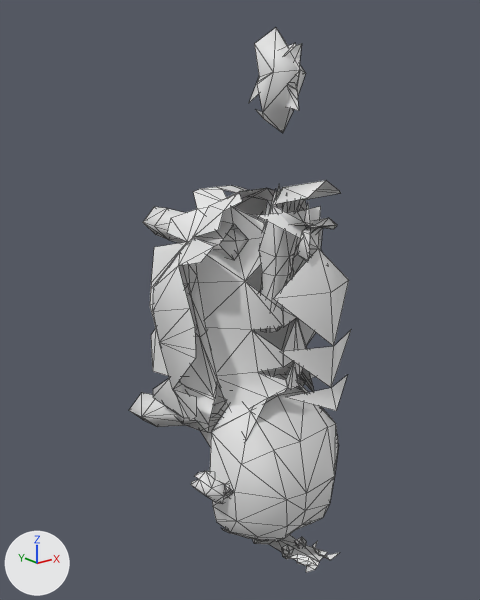
The OBJ model crates/alife_game_app/assets/production_voxel_v1/creature_parts/generated/colobus_compact_parts.obj as it was, and as the next commit left it.
Rendered twice from a 50 mm camera at (-1.98, -2.28, 1.08) aimed at (-0.04, 0.15, 0.11). Lighting does not change. The marker at lower left points along +X, +Y and +Z. The first picture is the older version. Mesh edges are drawn as thin lines. Where no turn or scale is listed for an object, it has been applied to the vertices. Vertices at exactly the same position are counted once.

In view in the first picture: 'part_head', 'part_left_arm', 'part_left_leg', 'part_right_arm', 'part_right_leg', 'part_tail_back', 'part_torso'.
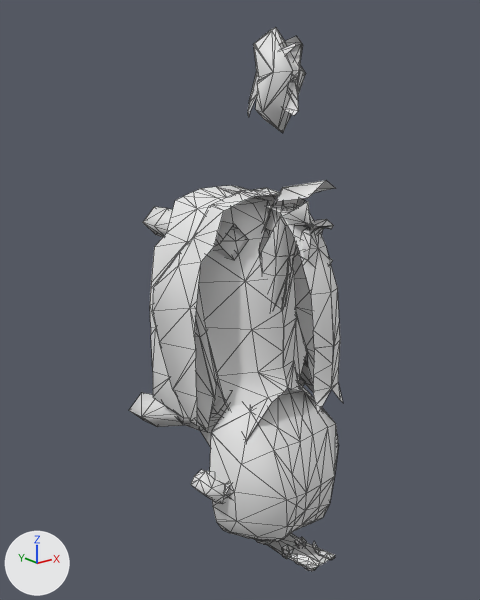
Edits to the bpy script that builds the scene:
```text
Change me_part_head:
    remove me_part_head.from_pydata(...)  # 229 vertices, 270 faces; spans x -0.46..0.46, y -0.35..0.0, z -1.09..1.34
    add me_part_head.from_pydata(...)  # 346 vertices, 478 faces; spans x -0.46..0.46, y -0.35..0.0, z -1.09..1.34
    me_part_head part 1: 4 vertices moved within x 0.18..0.25, y 0.0, z -1.06..-1.01; 82 vertices added at x -0.39..0.39, y -0.34..0.0, z -1.08..0.05
    me_part_head part 2: 35 vertices added at x -0.08..0.1, y -0.15..0.0, z 0.93..1.33
Change me_part_left_arm:
    remove me_part_left_arm.from_pydata(...)  # 215 vertices, 259 faces; spans x -0.41..0.0, y -0.17..0.38, z -1.16..1.27
    add me_part_left_arm.from_pydata(...)  # 279 vertices, 369 faces; spans x -0.41..0.0, y -0.17..0.38, z -1.16..1.27
    me_part_left_arm part 3: 29 vertices added at x -0.27..0.0, y -0.17..0.38, z 0.36..1.27
    me_part_left_arm part 4: 13 vertices added at x -0.41..0.0, y 0.22..0.38, z -1.16..-0.02
    me_part_left_arm part 5: 4 vertices added at x -0.25..-0.1, y -0.17, z -0.46..-0.3
    me_part_left_arm part 6: 1 vertex added at x 0.0, y -0.1, z 0.27
    other edits to the shape of me_part_left_arm do not show in these pictures
Change me_part_left_leg:
    remove me_part_left_leg.from_pydata(...)  # 96 vertices, 133 faces; spans x -0.445..0.08, y 0.0..0.7, z -0.68..0.647
    add me_part_left_leg.from_pydata(...)  # 127 vertices, 191 faces; spans x -0.445..0.08, y 0.0..0.7, z -0.68..0.647
    me_part_left_leg part 7
    44 faces are deleted
    31 vertices are added at x -0.413..0.08, y 0.0..0.386, z -0.67..0.646
    102 new faces join them
Change me_part_right_arm:
    remove me_part_right_arm.from_pydata(...)  # 227 vertices, 269 faces; spans x 0.0..0.41, y -0.17..0.38, z -1.16..1.27
    add me_part_right_arm.from_pydata(...)  # 302 vertices, 396 faces; spans x 0.0..0.41, y -0.17..0.38, z -1.16..1.29
    me_part_right_arm part 8: 21 vertices added at x 0.0..0.04, y -0.17..0.05, z 0.98..1.29
    me_part_right_arm part 9: 20 vertices added at x 0.0..0.27, y -0.1..0.38, z 0.27..0.6
    other edits to the shape of me_part_right_arm do not show in these pictures
Change me_part_right_leg:
    remove me_part_right_leg.from_pydata(...)  # 96 vertices, 133 faces; spans x -0.08..0.445, y 0.0..0.7, z -0.68..0.647
    add me_part_right_leg.from_pydata(...)  # 127 vertices, 191 faces; spans x -0.08..0.445, y 0.0..0.7, z -0.68..0.647
    me_part_right_leg part 10
    41 faces are deleted
    31 vertices are added at x -0.08..0.413, y 0.0..0.386, z -0.67..0.646
    99 new faces join them
Change me_part_tail_back:
    remove me_part_tail_back.from_pydata(...)  # 75 vertices, 93 faces; spans x -0.139..0.139, y -0.35..0.2, z 0.0..0.732
    add me_part_tail_back.from_pydata(...)  # 129 vertices, 181 faces; spans x -0.08..0.08, y -0.35..0.2, z 0.0..0.732
    me_part_tail_back part 11
    14 vertices are removed from x -0.139..0.139, y -0.35..0.039, z 0.0..0.667
    69 faces are deleted
    2 vertices move from x 0.096..0.119, y -0.35..-0.343, z 0.668..0.684 to x 0.08, y -0.35..-0.264, z 0.672..0.694
    68 vertices are added at x -0.08..0.08, y -0.35..0.2, z 0.0..0.72
    157 new faces join them
Change me_part_torso:
    remove me_part_torso.from_pydata(...)  # 87 vertices, 80 faces; spans x -0.23..0.23, y -0.48..0.11, z -1.16..0.69
    add me_part_torso.from_pydata(...)  # 197 vertices, 216 faces; spans x -0.08..0.08, y -0.45..0.1, z -1.16..0.6
    me_part_torso part 12: 1 vertex moved from x 0.0, y 0.11, z -0.64 to x 0.0, y 0.1, z -0.67; 12 vertices removed from x -0.16..0.16, y -0.45..0.03, z -1.16..-0.77; 89 vertices added at x -0.08..0.08, y -0.45..0.1, z -1.16..-0.63
    me_part_torso part 13: 14 vertices removed from x -0.23..0.23, y -0.48..-0.09, z -0.26..0.69; 47 vertices added at x -0.08..0.08, y -0.45..-0.05, z -0.26..0.6
```

What differs and where, as boxes [x1, y1, x2, y2] in the pictures (480 x 600 px):
'part_head', reshaped: before [191, 28, 338, 542]; after [191, 27, 338, 542]
'part_left_leg', reshaped (9% wider): before [129, 188, 266, 433]; after [129, 188, 279, 433]
'part_torso', reshaped: before [252, 186, 351, 572]; after [256, 204, 343, 571]
'part_tail_back', reshaped: before [259, 180, 340, 332]; after [259, 180, 335, 307]
'part_right_leg', reshaped: before [233, 188, 316, 392]; after [239, 189, 314, 392]
'part_right_arm', reshaped (mostly hidden): before [218, 43, 323, 410]; after [218, 36, 323, 410]
part 1 of me_part_head, cut back: after [198, 388, 335, 538]
part 2 of me_part_head, added: after [253, 27, 306, 133]
part 3 of me_part_left_arm, added: after [171, 43, 294, 223]
part 4 of me_part_left_arm, added (mostly hidden): after [150, 309, 155, 334]
part 5 of me_part_left_arm, added: after [246, 392, 284, 442]
part 6 of me_part_left_arm, added: after [246, 265, 283, 310]
part 7 of me_part_left_leg, built on: before [159, 188, 266, 433]; after [159, 188, 279, 433]
part 8 of me_part_right_arm, added: after [249, 36, 303, 115]
part 9 of me_part_right_arm, added (mostly hidden): after [218, 185, 294, 308]
part 11 of me_part_tail_back, reshaped: before [259, 180, 340, 331]; after [259, 180, 335, 307]
part 12 of me_part_torso, built on: before [252, 539, 340, 572]; after [256, 533, 335, 571]
part 13 of me_part_torso, cut back: before [256, 186, 351, 411]; after [265, 204, 343, 412]
